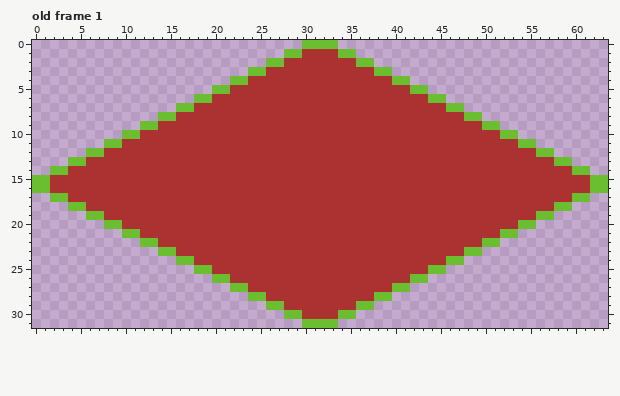
Pixel-art file, stored at Assets/Sprites/Tiles/tile1.aseprite. This is how it looked before the edit.
64x32 pixels, 1 frame. Shown: old frame 1. The commit also changed other frames, which this record leaves out.
New version:
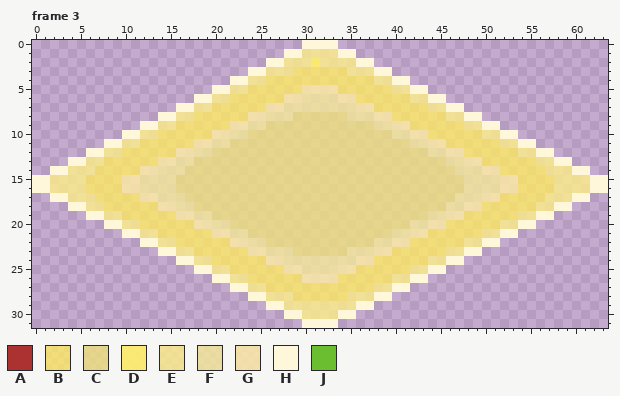
Palette (. is transparent): A #ac3232  B #ffec60c4  C #f0e27ac4  D #fded6ff1  E #fff186c4  F #f7ec96c4  G #f8e6a6e1  H #fff7d9  J #6abe30
A new or re-ordered frame is compared with the old frame closest to it.
Edits made:
frames 1 -> 3
layer "tilex" now hidden
layer "highlight/preview_range" added
Changed rows in their new state; - is an unchanged pixel.
Frame 3 is new; against old frame 1, layer "highlight/preview_range":
first column x 0:
 0 ------------------------------HHHH------------------------------
 1 ----------------------------HHEEEEHH----------------------------
 2 --------------------------HHEEEDEEEEHH--------------------------
 3 ------------------------HHEEEBBBBBBEEEHH------------------------
 4 ----------------------HHEEBBBBBBBBBBBBEEHH----------------------
 5 --------------------HHEEBBBBBBGGGGBBBBBBEEHH--------------------
 6 ------------------HHEEBBBBBBGGFFFFGGBBBBBBEEHH------------------
 7 ----------------HHEEBBBBBBGGFFFFFFFFGGBBBBBBEEHH----------------
 8 --------------HHEEBBBBBBGGFFFCCCCCCFFFGGBBBBBBEEHH--------------
 9 ------------HHEEBBBBBBGGFFCCCCCCCCCCCCFFGGBBBBBBEEHH------------
10 ----------HHEEBBBBBBGGFFCCCCCCCCCCCCCCCCFFGGBBBBBBEEHH----------
11 --------HHEEBBBBBBGGFFCCCCCCCCCCCCCCCCCCCCFFGGBBBBBBEEHH--------
12 ------HHEEBBBBBBGGFFCCCCCCCCCCCCCCCCCCCCCCCCFFGGBBBBBBEEHH------
13 ----HHEEBBBBBBGGFFCCCCCCCCCCCCCCCCCCCCCCCCCCCCFFGGBBBBBBEEHH----
14 --HHEEEBBBBBGGFFFCCCCCCCCCCCCCCCCCCCCCCCCCCCCCCFFFGGBBBBBEEEHH--
15 HHEEEEBBBBGGFFFFCCCCCCCCCCCCCCCCCCCCCCCCCCCCCCCCFFFFGGBBBBEEEEHH
16 HHEEEEBBBBGGFFFFCCCCCCCCCCCCCCCCCCCCCCCCCCCCCCCCFFFFGGBBBBEEEEHH
17 --HHEEEBBBBBGGFFFCCCCCCCCCCCCCCCCCCCCCCCCCCCCCCFFFGGBBBBBEEEHH--
18 ----HHEEBBBBBBGGFFCCCCCCCCCCCCCCCCCCCCCCCCCCCCFFGGBBBBBBEEHH----
19 ------HHEEBBBBBBGGFFCCCCCCCCCCCCCCCCCCCCCCCCFFGGBBBBBBEEHH------
20 --------HHEEBBBBBBGGFFCCCCCCCCCCCCCCCCCCCCFFGGBBBBBBEEHH--------
21 ----------HHEEBBBBBBGGFFCCCCCCCCCCCCCCCCFFGGBBBBBBEEHH----------
22 ------------HHEEBBBBBBGGFFCCCCCCCCCCCCFFGGBBBBBBEEHH------------
23 --------------HHEEBBBBBBGGFFFCCCCCCFFFGGBBBBBBEEHH--------------
24 ----------------HHEEBBBBBBGGFFFFFFFFGGBBBBBBEEHH----------------
25 ------------------HHEEBBBBBBGGFFFFGGBBBBBBEEHH------------------
26 --------------------HHEEBBBBBBGGGGBBBBBBEEHH--------------------
27 ----------------------HHEEBBBBBBBBBBBBEEHH----------------------
28 ------------------------HHEEEBBBBBBEEEHH------------------------
29 --------------------------HHEEEEEEEEHH--------------------------
30 ----------------------------HHEEEEHH----------------------------
31 ------------------------------HHHH------------------------------
